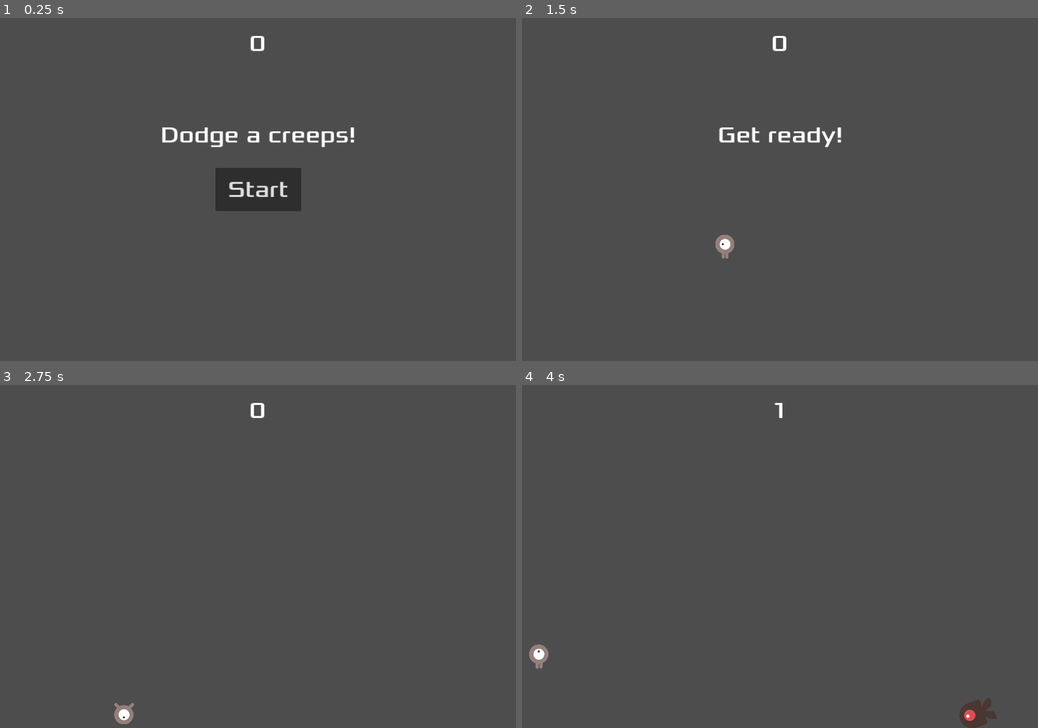
Above: before the commit, frames 1-4 (two rows, left to right).
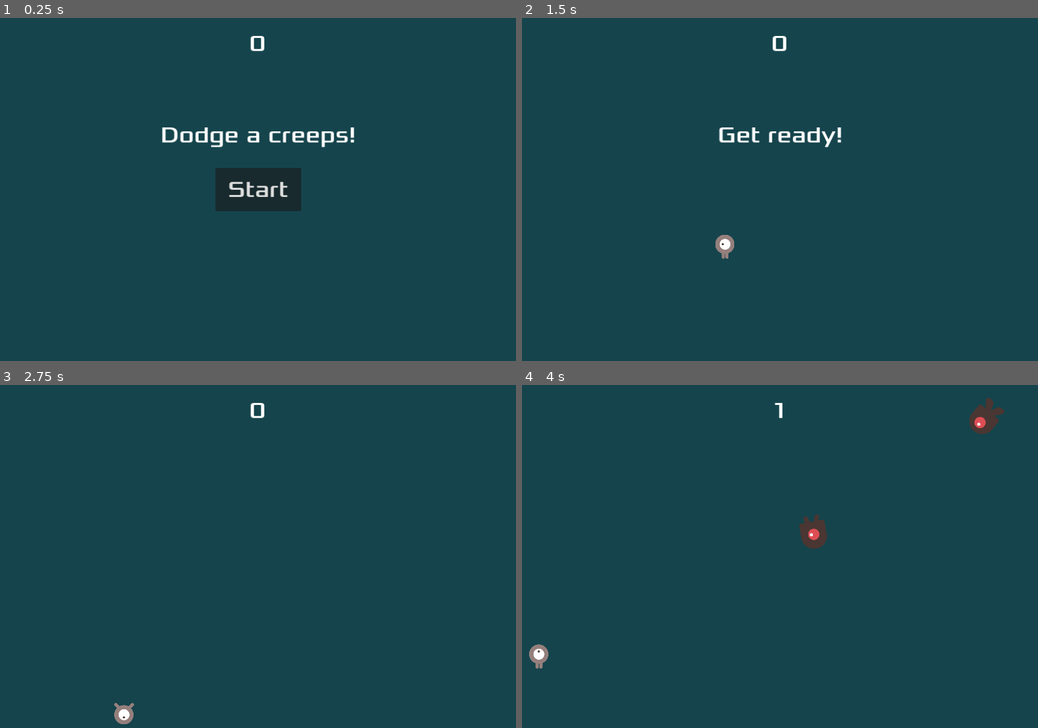
Above: after the commit, the same moments.

Repository: myaumura/DemoGame
Game: Godot game, scene res://main.tscn
Two runs of this game, one before a commit and one after it. Both use one fixed random seed, a clock stepped at 60 frames per second and the inputs below.
Inputs:
- Up to frame 1 (0.25 s): no input
- Up to frame 2 (1.5 s): click "Start" at 0.5 s; tap Enter at 1.25 s; hold A (move_right) from 1.28 s (still down)
- Up to frame 3 (2.75 s): release A (move_right) at 2.03 s; hold S (move_down) from 2.03 s (still down)
- Up to frame 4 (4 s): release S (move_down) at 2.78 s; hold A (move_right) 2.78-3.53 s; hold W (move_up) from 3.53 s (still down)

The runs differ from the first frame. In frame 1, 97% of the frame differs, in the area x 0-100%, y 0-100%; in frame 2, 99%; in frame 3, 100%; in frame 4, 100%.

Commit message:
add sound effects

Diff:
--- a/main.gd
+++ b/main.gd
@@ -10,11 +10,14 @@
 	pass
 
 func game_over() -> void:
+	$Music.stop()
+	$DeathSound.play()
 	$ScoreTimer.stop()
 	$MobTimer.stop()
 	$HUD.show_game_over()
 
 func new_game() -> void:
+	$Music.play()
 	get_tree().call_group("mobs", "queue_free")
 	score = 0
 	$Player.start()
@@ -24,20 +27,15 @@
 
 func _on_mob_timer_timeout() -> void:
 	var mob = mob_scene.instantiate()
-
 	var mob_spawn_location = $MobPath/MobSpawnLocation
-	mob_spawn_location.progress_ratio = randf()
-
+	var velocity = Vector2(randf_range(150.0, 500.0), 0.0)
 	var direction = mob_spawn_location.rotation + PI / 2
 
+	mob_spawn_location.progress_ratio = randf()
 	mob.position = mob_spawn_location.position
-
 	direction += randf_range(-PI/4, PI/4)
 	mob.rotation = direction
-
-	var velocity = Vector2(randf_range(150.0, 500.0), 0.0)
 	mob.linear_velocity = velocity.rotated(direction)
-
 	add_child(mob)
 
 func _on_score_timer_timeout() -> void:
--- a/main.tscn
+++ b/main.tscn
@@ -1,10 +1,12 @@
-[gd_scene load_steps=7 format=3 uid="uid://v3mbc6hv7c58"]
+[gd_scene load_steps=11 format=3 uid="uid://v3mbc6hv7c58"]
 
 [ext_resource type="PackedScene" uid="uid://dygr1xb4ebflm" path="res://player.tscn" id="1_7w3g0"]
 [ext_resource type="Script" path="res://main.gd" id="1_ap55k"]
 [ext_resource type="PackedScene" uid="uid://cpyflcpj0jwue" path="res://mob.tscn" id="2_725ue"]
 [ext_resource type="FontFile" uid="uid://d3ffbma3bxx1v" path="res://fonts/Xolonium-Regular.ttf" id="4_l1tnk"]
 [ext_resource type="Script" path="res://hud.gd" id="4_uqnvd"]
+[ext_resource type="AudioStream" uid="uid://cejm4bb70fa3g" path="res://art/House In a Forest Loop.ogg" id="6_l8iib"]
+[ext_resource type="AudioStream" uid="uid://bm88fi1s5v1di" path="res://art/gameover.wav" id="7_y14ey"]
 
 [sub_resource type="Curve2D" id="Curve2D_jnaat"]
 _data = {
@@ -12,9 +14,23 @@
 }
 point_count = 5
 
+[sub_resource type="InputEventAction" id="InputEventAction_klmt7"]
+action = &"start_game"
+
+[sub_resource type="Shortcut" id="Shortcut_a2wqd"]
+events = [SubResource("InputEventAction_klmt7")]
+
 [node name="Main" type="Node"]
 script = ExtResource("1_ap55k")
 mob_scene = ExtResource("2_725ue")
+
+[node name="ColorRect" type="ColorRect" parent="."]
+anchors_preset = 15
+anchor_right = 1.0
+anchor_bottom = 1.0
+grow_horizontal = 2
+grow_vertical = 2
+color = Color(0.0823529, 0.266667, 0.298039, 1)
 
 [node name="Player" parent="." instance=ExtResource("1_7w3g0")]
 
@@ -82,12 +98,20 @@
 size_flags_vertical = 4
 theme_override_fonts/font = ExtResource("4_l1tnk")
 theme_override_font_sizes/font_size = 64
+shortcut = SubResource("Shortcut_a2wqd")
 text = "Start
 "
 
 [node name="MessageTimer" type="Timer" parent="HUD"]
 wait_time = 2.0
 one_shot = true
+
+[node name="Music" type="AudioStreamPlayer2D" parent="."]
+stream = ExtResource("6_l8iib")
+parameters/looping = false
+
+[node name="DeathSound" type="AudioStreamPlayer2D" parent="."]
+stream = ExtResource("7_y14ey")
 
 [connection signal="hit" from="Player" to="." method="game_over"]
 [connection signal="timeout" from="MobTimer" to="." method="_on_mob_timer_timeout"]
--- a/project.godot
+++ b/project.godot
@@ -43,3 +43,8 @@
 "events": [Object(InputEventKey,"resource_local_to_scene":false,"resource_name":"","device":-1,"window_id":0,"alt_press …(192 unchanged characters)…
 ]
 }
+start_game={
+"deadzone": 0.5,
+"events": [Object(InputEventKey,"resource_local_to_scene":false,"resource_name":"","device":-1,"window_id":0,"alt_pressed":false,"shift_pressed":false,"ctrl_pressed":false,"meta_pressed":false,"pressed":false,"keycode":0,"physical_keycode":32,"key_label":0,"unicode":32,"location":0,"echo":false,"script":null)
+]
+}
